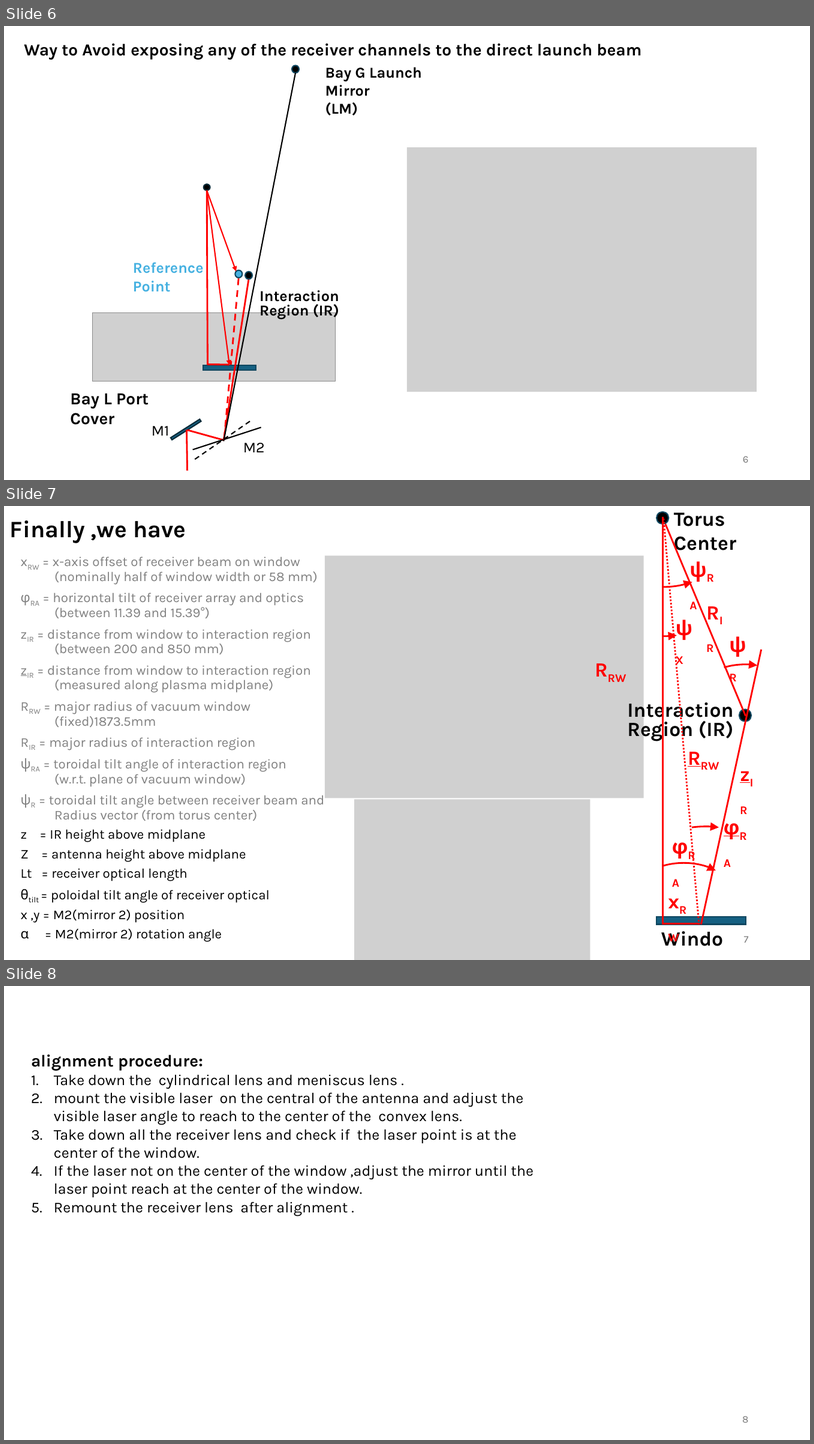
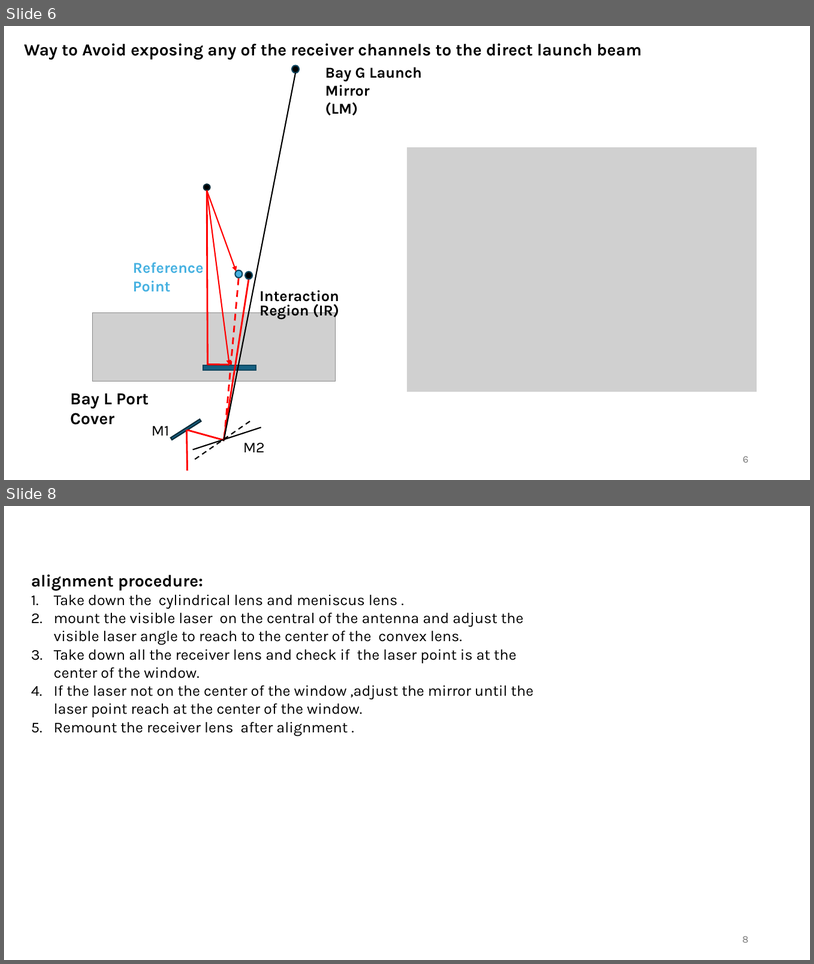
Before and after one commit to USTC-star/computer_share, a slide deck: NSTX-U High-k scattering Calculation_20240717.pptx. Shown one above the other, each under a label of ours: slides 6, 7 and 8 before the commit, slides 6 and 8 after it; the slides between them are not shown. The pictures are 814x1444 and 814x964 pixels, drawn with LibreOffice and Linux fonts; fonts in the diff are those of the drawing; grey boxes stand for pictures. Boxes give left, top, right and bottom in pixels: in the first picture for what was removed or moved away, otherwise in the second. Text is boxed around its words. In the diff, an @@ line names an element or a change of style, - is before the commit and + after.

```diff
--- a/NSTX-U High-k scattering Calculation_20240717.pptx
+++ b/NSTX-U High-k scattering Calculation_20240717.pptx
@@ slide 7 removed at (4,506,810,960), background #FFFFFF @@
@@ text removed at (10,520,186,543) @@
-Finally ,we have
@@ arc (boxed as its full ellipse) removed at (605,522,720,587) @@
@@ text removed at (21,556,324,942) @@
-xRW = x-axis offset of receiver beam on window
-(nominally half of window width or 58 mm)
-φRA = horizontal tilt of receiver array and optics
-(between 11.39 and 15.39°)
-zIR = distance from window to interaction region
-(between 200 and 850 mm)
-zIR = distance from window to interaction region
-(measured along plasma midplane)
-RRW = major radius of vacuum window (fixed)1873.5mm
-RIR = major radius of interaction region
-ψRA = toroidal tilt angle of interaction region
-(w.r.t. plane of vacuum window)
-ψR = toroidal tilt angle between receiver beam and Radius vector (from torus center)
-z = IR height above midplane
-Z = antenna height above midplane
-Lt = receiver optical length
-θtilt = poloidal tilt angle of receiver optical
-x ,y = M2(mirror 2) position
-α = M2(mirror 2) rotation angle
@@ picture removed at (325,556,645,798) @@
@@ arc (boxed as its full ellipse) removed at (607,571,722,636) @@
@@ text removed at (589,654,633,684) @@
-RRW
@@ picture removed at (355,799,591,960) @@
@@ group removed at (627,512,791,953): 12 texts, 5 lines, 3 arc (boxed as its full ellipse)s, 2 ellipses, 1 rectangle @@
-Torus Center
-Interaction Region (IR)
-Window
-zIR
-RIR
-xRW
-φRA
-ψRA
-ψX
-RRW
-φRA
-ψR
@@ page number removed at (744,936,749,942) @@
-7
```
Also in this commit, not shown: 1 slide changed.
